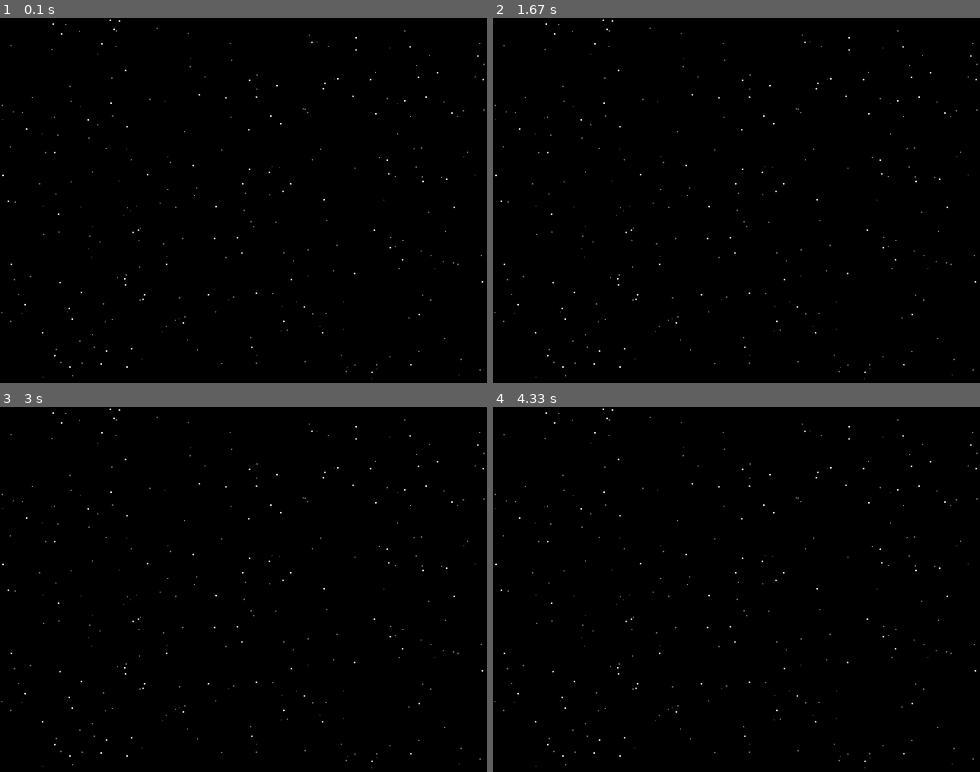
Above: before the commit, frames 1-4 (two rows, left to right).
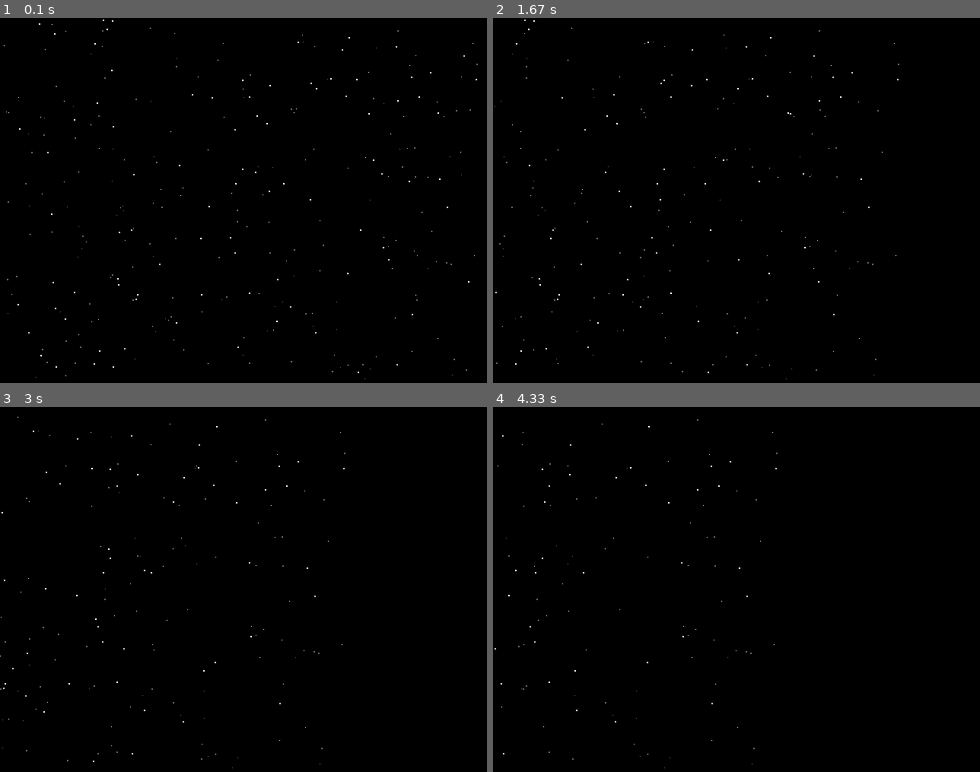
Above: after the commit, the same moments.

Repository: LucasCiocari/oficina_pygame
Game: pygame game, started from code/the_game.py
Same seed, same stepped clock (60 frames per second), same inputs: the game is played once before the commit and once after it.
Inputs:
- Up to frame 1 (0.1 s): no input
- Up to frame 2 (1.67 s): no input
- Up to frame 3 (3 s): no input
- Up to frame 4 (4.33 s): no input

The runs differ from the first frame. In frame 1, 0.5% of the frame differs, in the area x 0-100%, y 0-99%; in frame 2, 0.4%; in frame 3, 0.4%; in frame 4, 0.3%.

Commit message:
Anima o campo de estrelas.

Diff:
--- a/code/starfield.py
+++ b/code/starfield.py
@@ -18,3 +18,9 @@
     x, y, speed, size, color = star
     rect = (x, y, size, size)
     screen.fill(color, rect)
+
+
+def move_star(star):
+    """Move uma estrela."""
+    x, y, speed, size, color = star
+    return (x - speed, y, speed, size, color)
--- a/code/the_game.py
+++ b/code/the_game.py
@@ -1,6 +1,6 @@
 """Estrutura basica de um jogo com PyGame."""
 
-from starfield import create_star, draw_star
+from starfield import create_star, move_star, draw_star
 
 import sys
 import pygame
@@ -29,10 +29,12 @@
     # Se o jogo ainda continua...
     if running:
         # desenha objetos
+        screen.fill((0, 0, 0))  # preenche a tela com uma cor.
         for star in starfield:
             draw_star(screen, star)
         pygame.display.flip()
         # manipula objetos
+        starfield = [move_star(star) for star in starfield]
 
 # finalizar o sistema
 print("Nao desista! Volte!")
